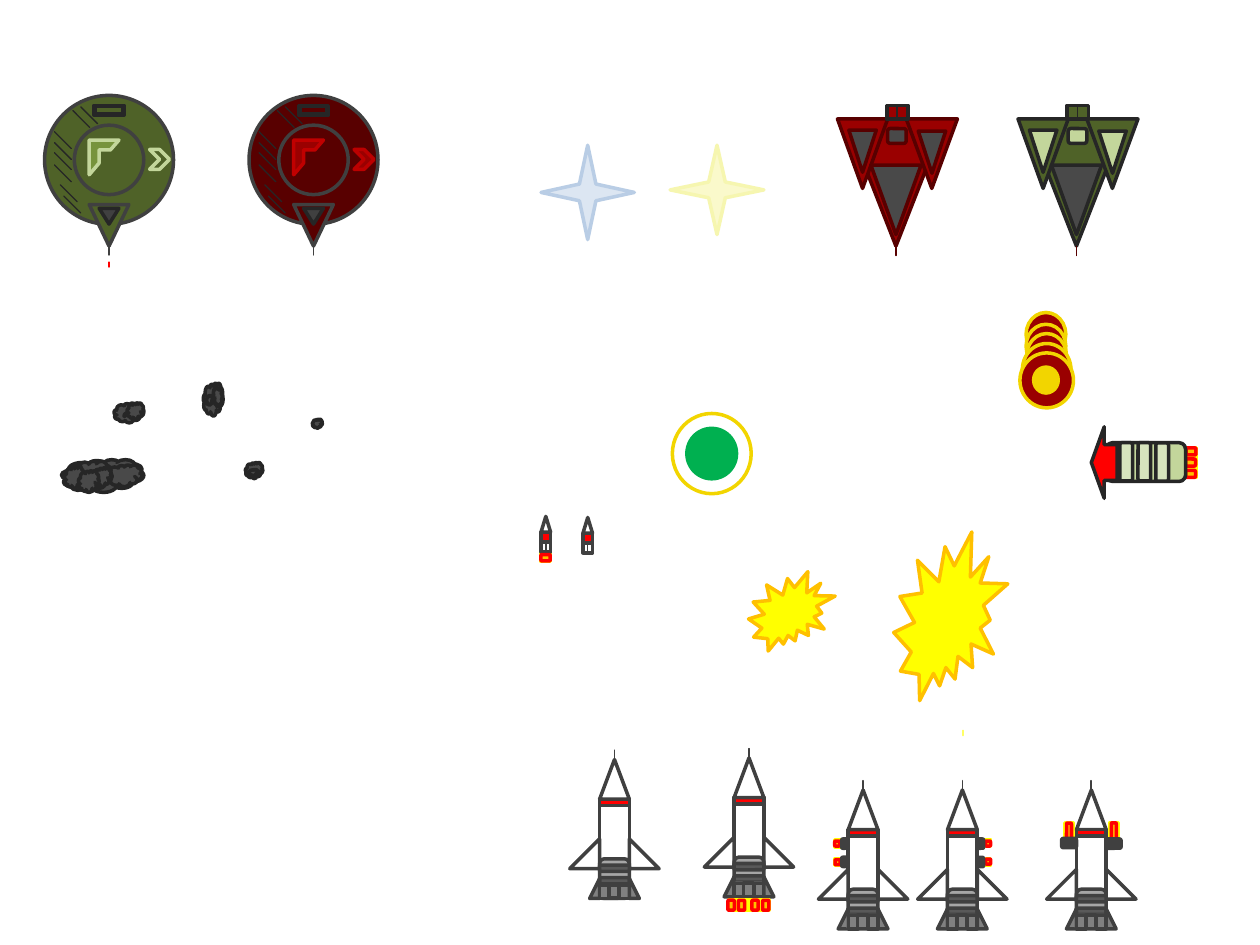
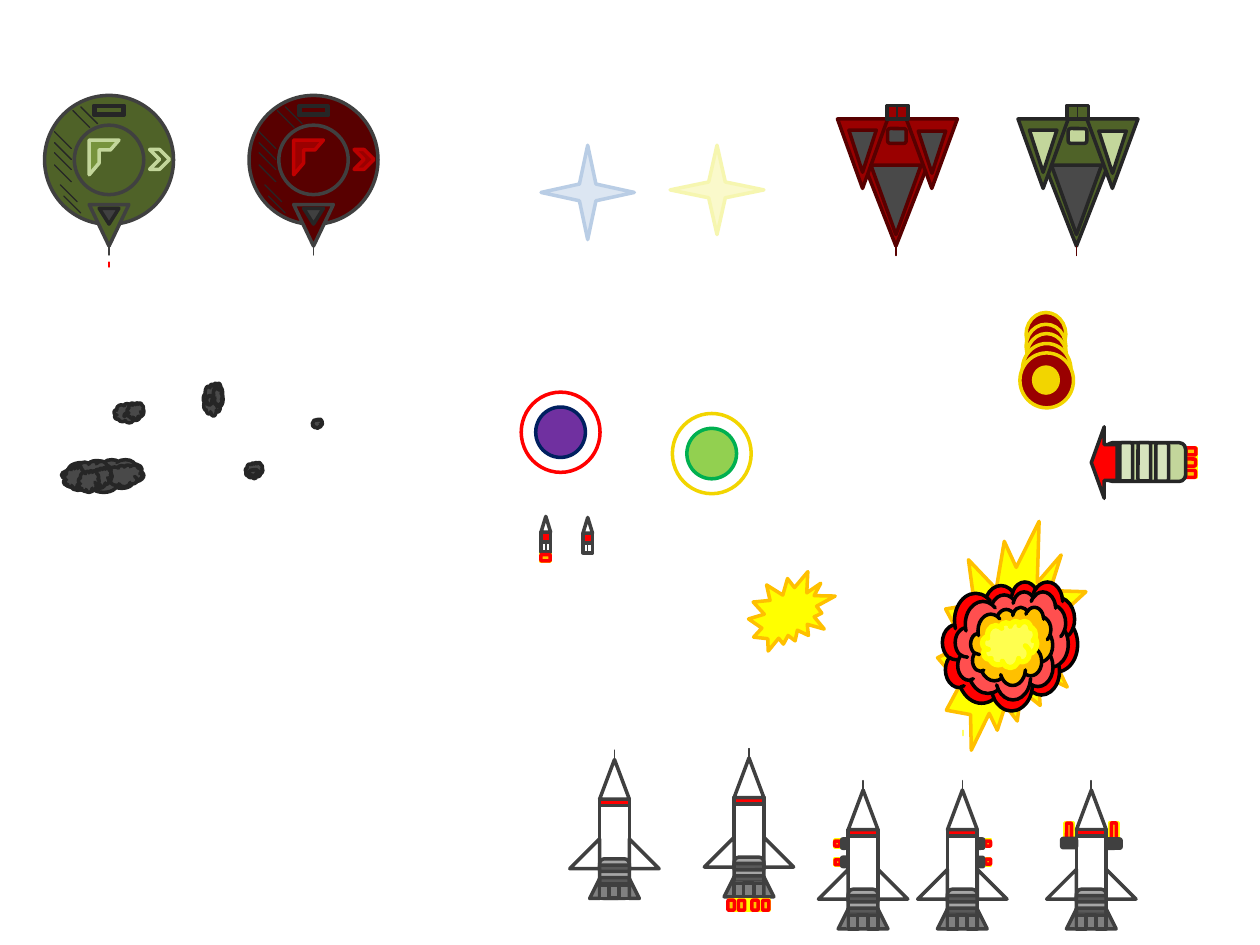
Before and after one commit to DavidAlanKuester/spaceconflict, a slide deck: slide 1 of PP/Microsoft PowerPoint-Präsentation (neu).pptx. Drawn at 1260x945 pixels with LibreOffice and Linux fonts; fonts in the diff are those of the drawing. Boxes give left, top, right and bottom in pixels: in the first picture for what was removed or moved away, otherwise in the second. Text is boxed around its words. In the diff, an @@ line names an element or a change of style, - is before the commit and + after.

```diff
--- a/PP/Microsoft PowerPoint-Präsentation (neu).pptx
+++ b/PP/Microsoft PowerPoint-Präsentation (neu).pptx
@@ ellipse added at <box>522,392,601,472</box>, outline #FF0000 2 pt @@
@@ ellipse added at <box>536,407,585,457</box>, fill #7030A0, outline #002060 2 pt @@
@@ ellipse at <box>687,428,736,479</box>: fill #00B050 to #92D050 @@
@@ irregular seal: place and size @@
-irregular seal at <box>893,532,1008,701</box>
+irregular seal at <box>937,522,1086,751</box>
@@ cloud added at <box>942,582,1077,711</box>, fill #FF0000, outline #000000 2 pt @@
@@ cloud added at <box>955,591,1068,699</box>, fill #FF4F4F, outline #000000 2 pt @@
@@ cloud added at <box>970,607,1052,685</box>, fill #FFC000, outline #000000 2 pt @@
@@ cloud added at <box>983,621,1037,668</box>, fill #FFFF4F, outline #FFFF00 3 pt @@
```
Also in this commit, not shown: 4 other files.
